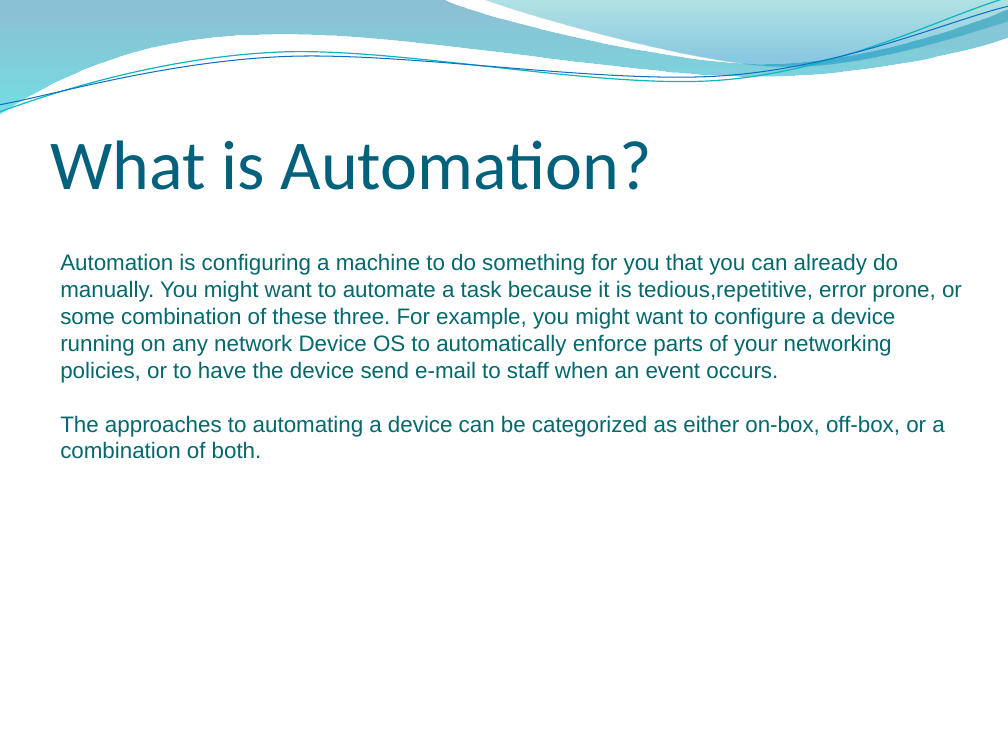
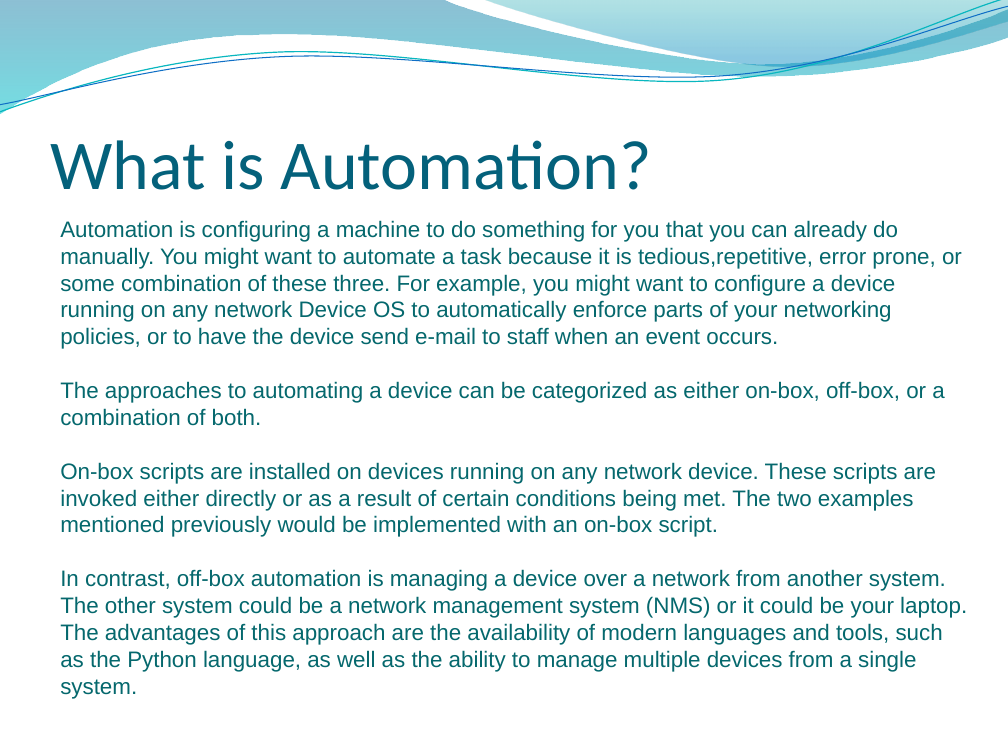
Before and after one commit to yashikadhingra/network-autimation, a slide deck: slide 14 of network_automation.pptx. Drawn at 1008x756 pixels with LibreOffice and Linux fonts; fonts in the diff are those of the drawing; background and template pictures are left out. Boxes give left, top, right and bottom in pixels: in the first picture for what was removed or moved away, otherwise in the second. Text is boxed around its words. In the diff, an @@ line names an element or a change of style, - is before the commit and + after.

```diff
--- a/network_automation.pptx
+++ b/network_automation.pptx
@@ text "Automation is configuring a machine ...": place and size @@
-text "Automation is configuring a machine ..." at <box>60,253,962,459</box>
+text "Automation is configuring a machine ..." at <box>60,220,967,699</box>
@@ text at <box>60,462,967,699</box>: paragraphs added @@
+On-box scripts are installed on devices running on any network device. These scripts are invoked either directly or as a result of certain conditions being met. The two examples mentioned previously would be implemented with an on-box script.
+In contrast, off-box automation is managing a device over a network from another system. The other system could be a network management system (NMS) or it could be your laptop. The advantages of this approach are the availability of modern languages and tools, such as the Python language, as well as the ability to manage multiple devices from a single system.
```
Also in this commit, not shown: 1 other slide changed, 5 slides added, 2 slides removed.
